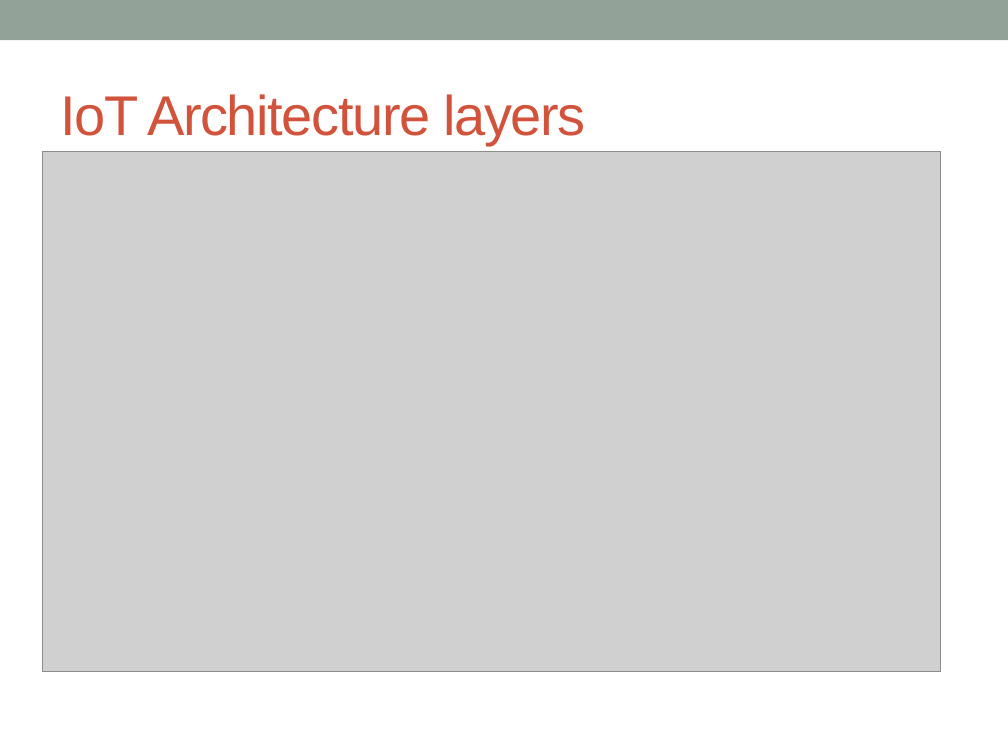
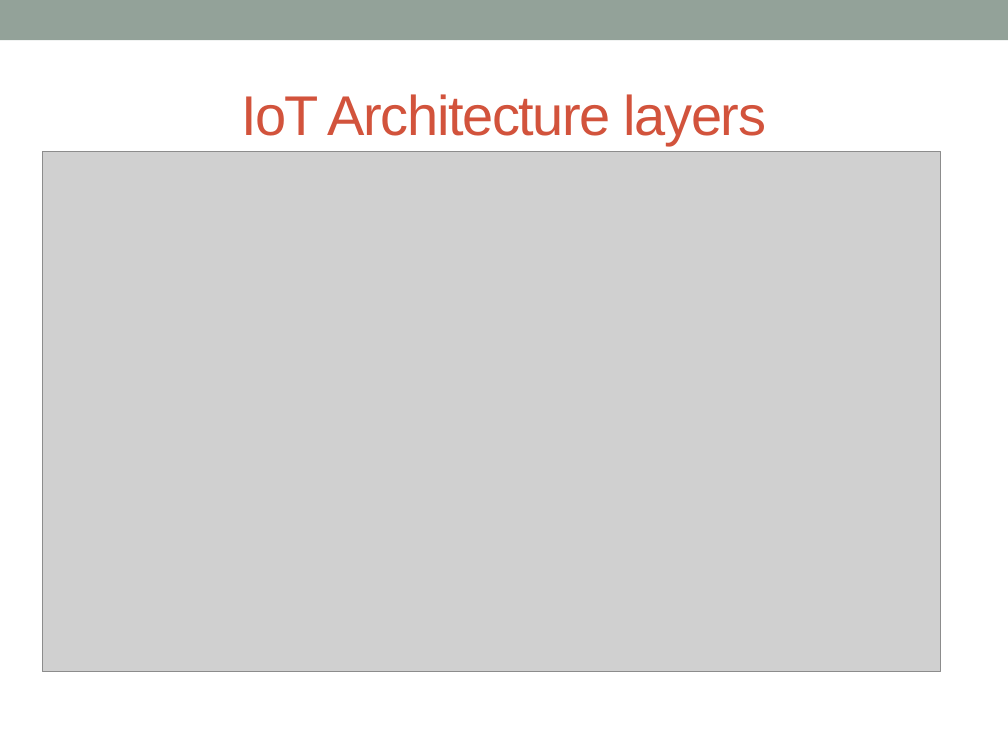
Before and after one commit to shivsalunke0503/iotworkshop, a slide deck: slide 9 of IoT.pptx (slide 8 before the commit). Drawn at 1008x756 pixels with LibreOffice and Linux fonts; fonts in the diff are those of the drawing; grey boxes stand for pictures. Boxes give left, top, right and bottom in pixels: in the first picture for what was removed or moved away, otherwise in the second. Text is boxed around its words. In the diff, an @@ line names an element or a change of style, - is before the commit and + after.

```diff
--- a/IoT.pptx
+++ b/IoT.pptx
@@ title "IoT Architecture layers": place and size @@
-title "IoT Architecture layers" at <box>60,94,585,145</box>
+title "IoT Architecture layers" at <box>241,94,766,145</box>
```
Also in this commit, not shown: 12 other slides changed, 1 slide added.
